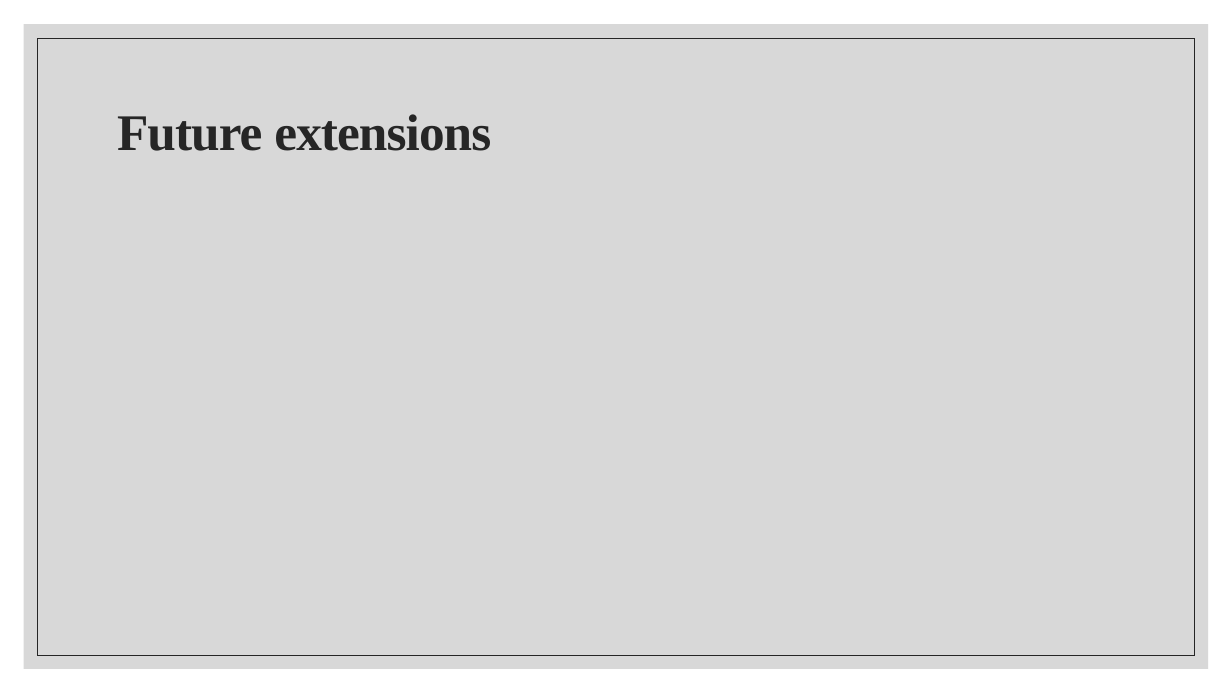
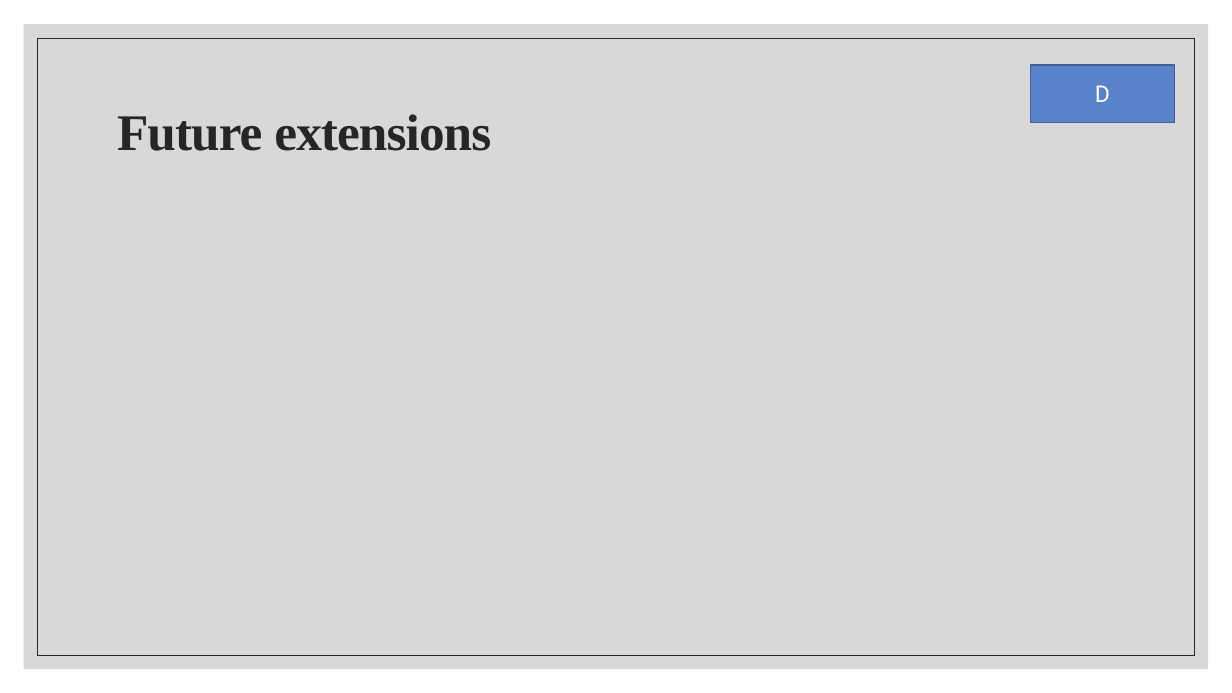
Before and after one commit to the-differentiators/cs207-FinalProject, a slide deck: slide 10 of docs/cs207-presentation.pptx (slide 9 before the commit). Drawn at 1232x693 pixels with LibreOffice and Linux fonts; fonts in the diff are those of the drawing. Boxes give left, top, right and bottom in pixels: in the first picture for what was removed or moved away, otherwise in the second. Text is boxed around its words. In the diff, an @@ line names an element or a change of style, - is before the commit and + after.

```diff
--- a/docs/cs207-presentation.pptx
+++ b/docs/cs207-presentation.pptx
@@ rectangle added at (x1=1031, y1=65, x2=1175, y2=122), fill #5A82CB, outline #436096 1 pt, 18 pt, text #FFFFFF @@
+D
```
Also in this commit, not shown: 7 other slides changed, 1 slide added, 1 other file.
